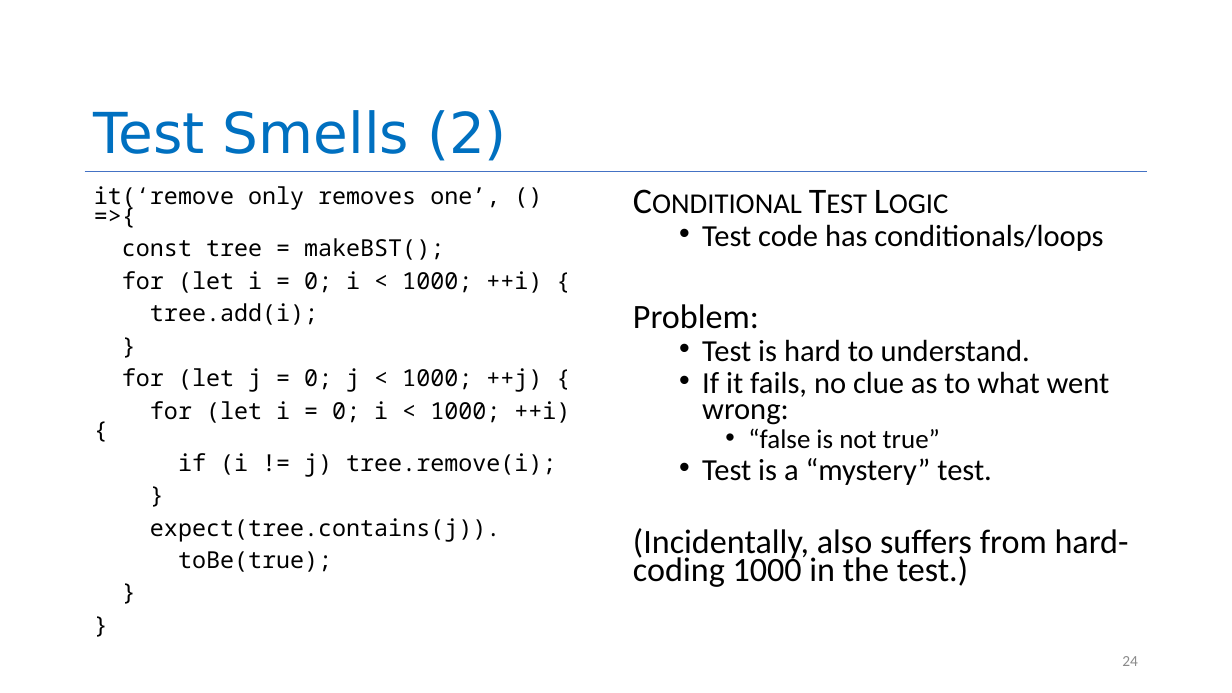
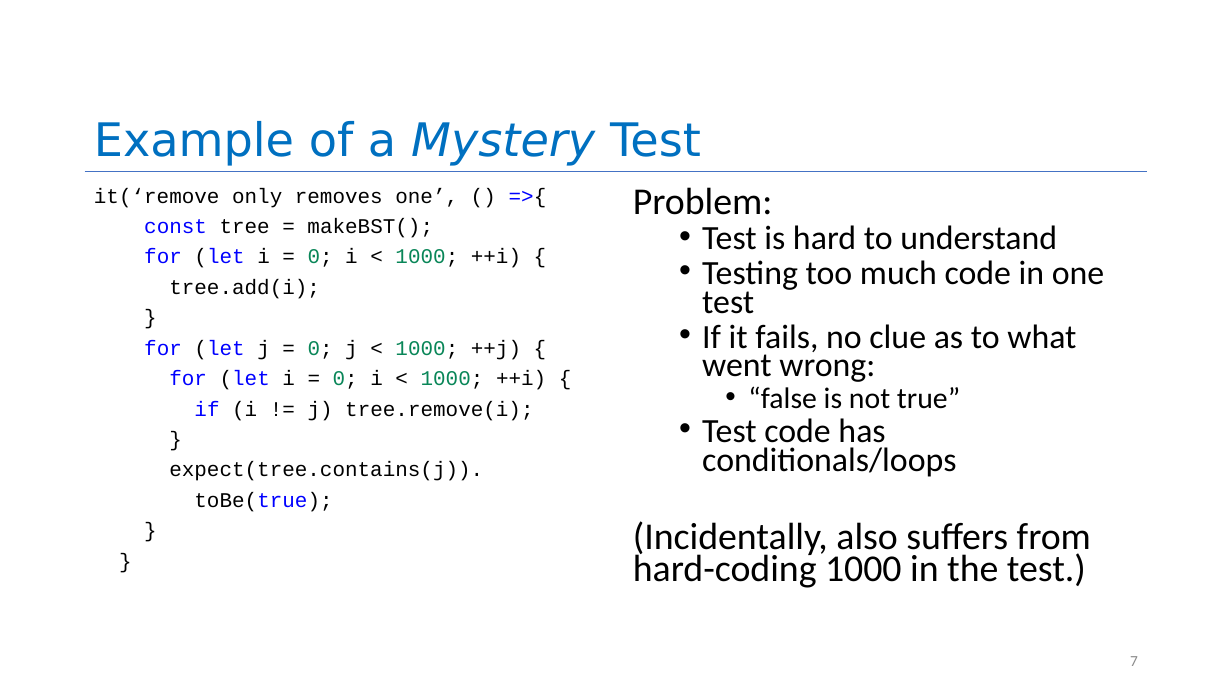
Before and after one commit to neu-se/CS4530-Spring-2022, a slide deck: slide 7 of Slides/Lesson 5.2 Evaluating Tests.pptx (slide 24 before the commit). Drawn at 1232x693 pixels with LibreOffice and Linux fonts; fonts in the diff are those of the drawing. Boxes give left, top, right and bottom in pixels: in the first picture for what was removed or moved away, otherwise in the second. Text is boxed around its words. In the diff, an @@ line names an element or a change of style, - is before the commit and + after.

```diff
--- a/Slides/Lesson 5.2 Evaluating Tests.pptx
+++ b/Slides/Lesson 5.2 Evaluating Tests.pptx
@@ title at [94,121,701,166]: text changed; size 44 to 36 pt @@
-Test Smells (2)
+Example of a Mystery Test
@@ text "it(‘remove only removes one’, () ..." at [94,188,546,512]: size 18.2 to 16.3 pt, font Noto Sans Mono to Courier New; text colour #000000 to #0000FF in "=>{", "const", "for (let", "for (let" and 3 more places; text colour #000000 to #098658 in "0; 1000;", "0; 1000;", "0; 1000;" @@
@@ text at [633,187,1091,588]: size 26.6 to 29.4 pt in "Problem:", "(Incidentally, also suffers from hard-coding 1000 in ..."; size 23.8 to 26.4 pt in "If it fails, no clue as to ..."; size 21 to 23.2 pt in "“false is not true”" @@
@@ text at [702,224,1103,251]: paragraphs removed @@
-Conditional Test Logic
-  • Test code has conditionals/loops
@@ text at [702,225,1104,314]: text changed; size 23.8 to 26.4 pt @@
-  • Test is hard to understand.
+  • Test is hard to understand
+  • Testing too much code in one test
@@ text at [702,418,956,477]: text changed; size 23.8 to 26.4 pt @@
-  • Test is a “mystery” test.
+  • Test code has conditionals/loops
@@ page number at [1130,656,1138,666]: text changed @@
-24
+7
```
Also in this commit, not shown: 16 other slides changed, 14 slides added, 7 slides removed.
